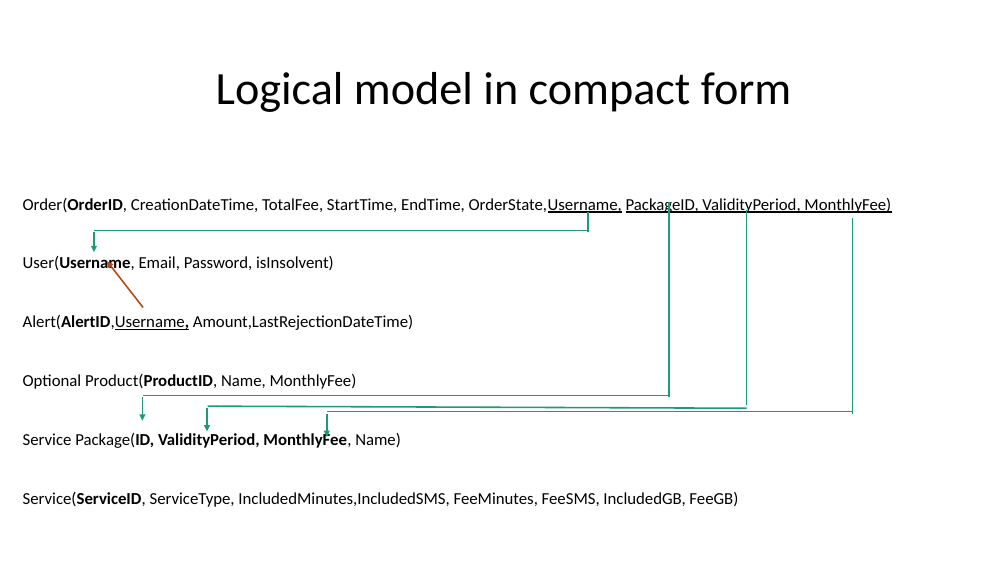
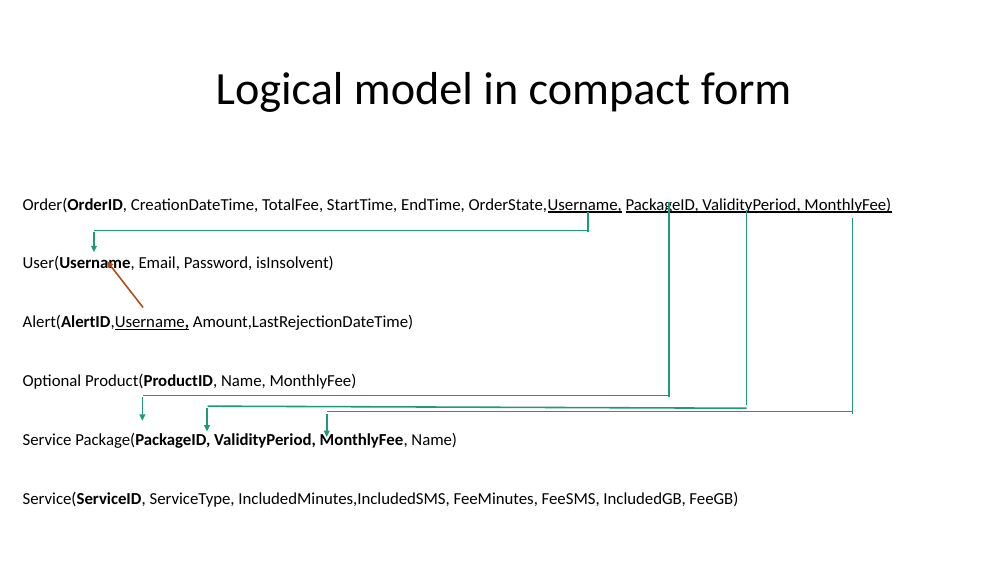
Before and after one commit to priscia99/databases-2-project, a slide deck: slide 1 of Deliverables/Relational Model.pptx. Drawn at 1008x567 pixels with LibreOffice and Linux fonts; fonts in the diff are those of the drawing. Boxes give left, top, right and bottom in pixels: in the first picture for what was removed or moved away, otherwise in the second. Text is boxed around its words. In the diff, an @@ line names an element or a change of style, - is before the commit and + after.

```diff
--- a/Deliverables/Relational Model.pptx
+++ b/Deliverables/Relational Model.pptx
@@ subtitle at (x1=23, y1=431, x2=457, y2=448): text changed @@
-Service Package(ID, ValidityPeriod, MonthlyFee, Name)
+Service Package(PackageID, ValidityPeriod, MonthlyFee, Name)
```
Also in this commit, not shown: 2 other files.
